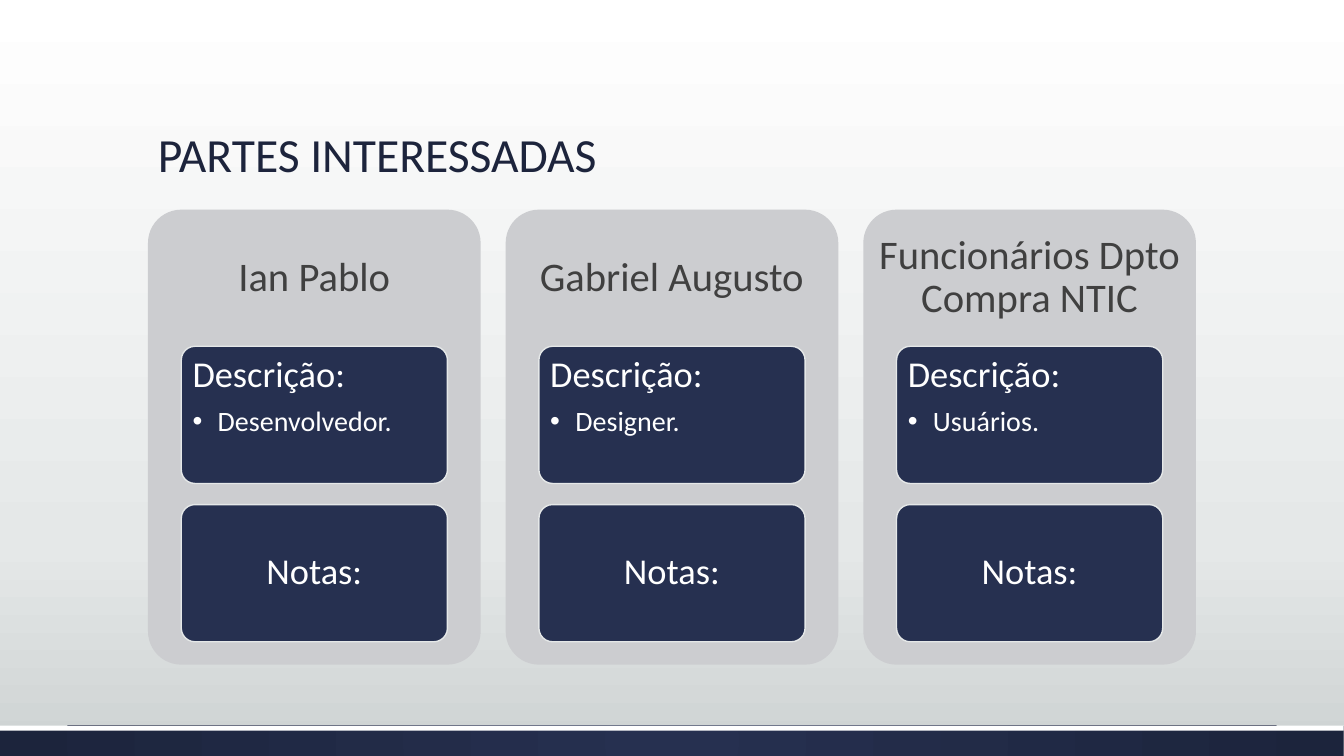
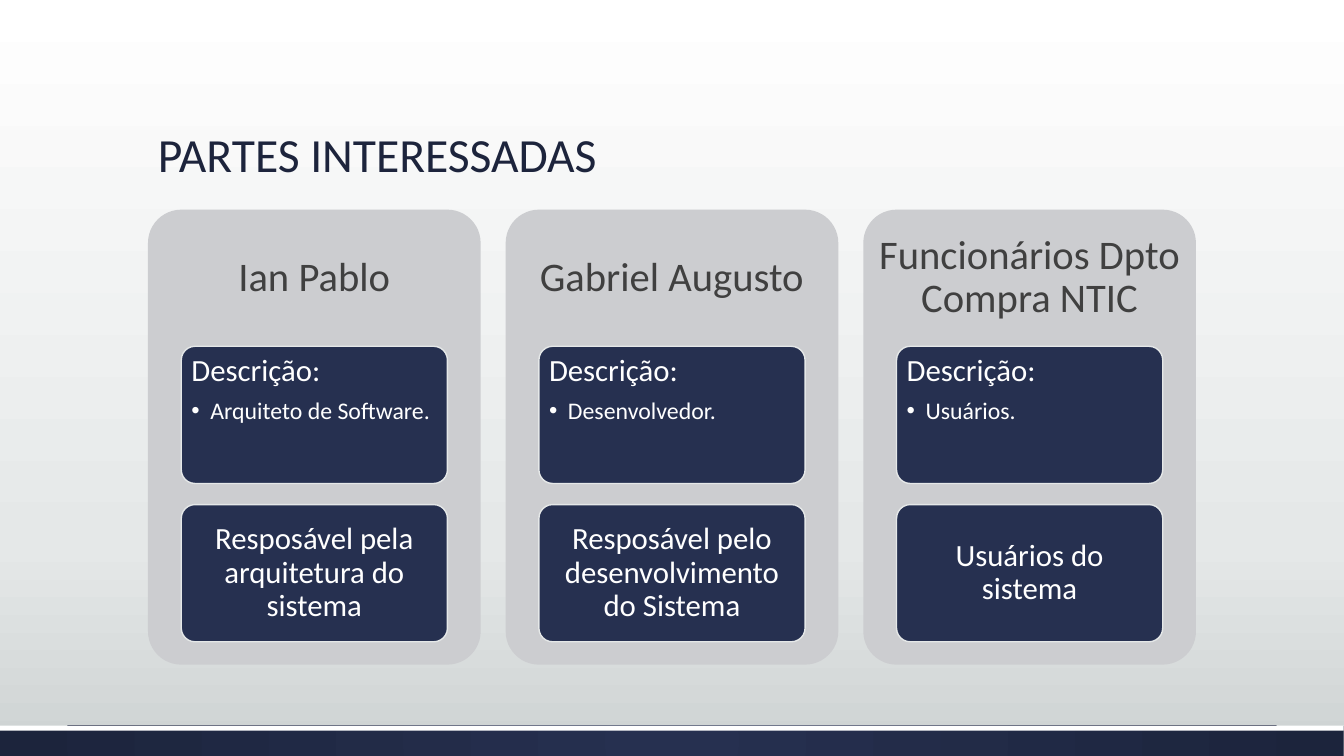
Before and after one commit to brunoedu/gestaoprojetos, a slide deck: slide 3 of 2. Registro das Partes Interessadas - Template.pptx. Drawn at 1344x756 pixels with LibreOffice and Linux fonts; fonts in the diff are those of the drawing. Boxes give left, top, right and bottom in pixels: in the first picture for what was removed or moved away, otherwise in the second. Text is boxed around its words. In the diff, an @@ line names an element or a change of style, - is before the commit and + after.

```diff
--- a/2. Registro das Partes Interessadas - Template.pptx
+++ b/2. Registro das Partes Interessadas - Template.pptx
@@ text "Descrição:": place and size @@
-text "Descrição:" at bbox=[193, 362, 392, 431]
+text "Descrição:" at bbox=[549, 360, 716, 419]
@@ text "Descrição:" at bbox=[549, 360, 716, 419]: size 26 to 22 pt in "Descrição:"; size 20 to 17 pt in "Desenvolvedor."; less space between paragraphs; indent changed @@
@@ text "Descrição:" at bbox=[907, 360, 1036, 419]: size 26 to 22 pt in "Descrição:"; size 20 to 17 pt in "Usuários."; less space between paragraphs; indent changed @@
@@ text added at bbox=[191, 360, 430, 423], 17 pt, text #FFFFFF @@
+Descrição:
+  • Arquiteto de Software.
@@ text removed at bbox=[550, 362, 703, 436] @@
-Descrição:
-  • Designer.
@@ text at bbox=[215, 527, 413, 617]: text changed; size 26 to 22 pt @@
-Notas:
+Resposável pela arquitetura do sistema
@@ text at bbox=[565, 527, 779, 617]: text changed; size 26 to 22 pt @@
-Notas:
+Resposável pelo desenvolvimento do Sistema
@@ text at bbox=[956, 544, 1103, 600]: text changed; size 26 to 22 pt @@
-Notas:
+Usuários do sistema
```
Also in this commit, not shown: 4 other slides changed, 4 other files.
